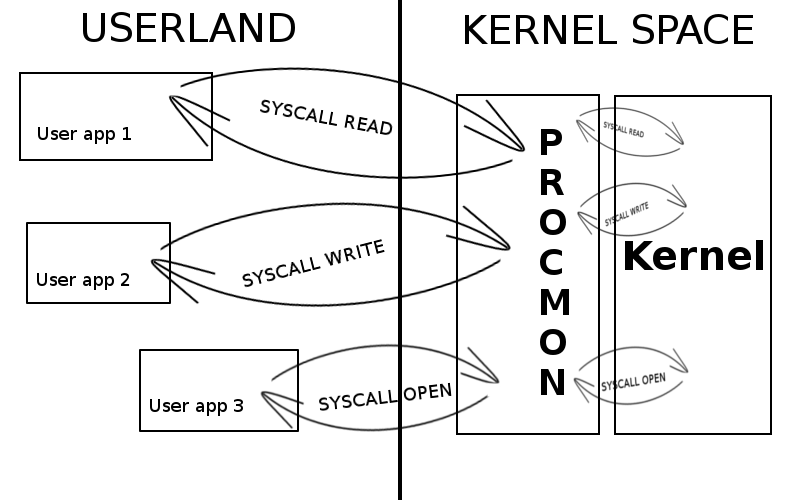
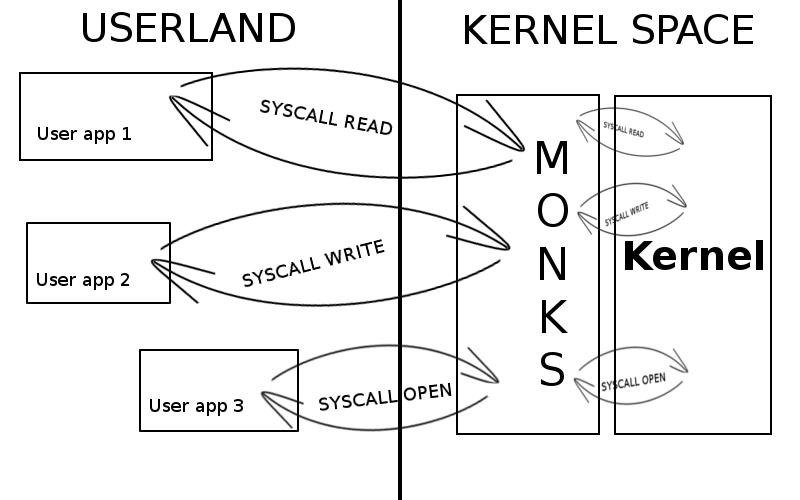
Layered file, before and after one edit (800px x 500px). Changes by layer:
renamed "Kernel with Procmon" to "Kernel with Monks", painted on it over [537, 129, 569, 395]
